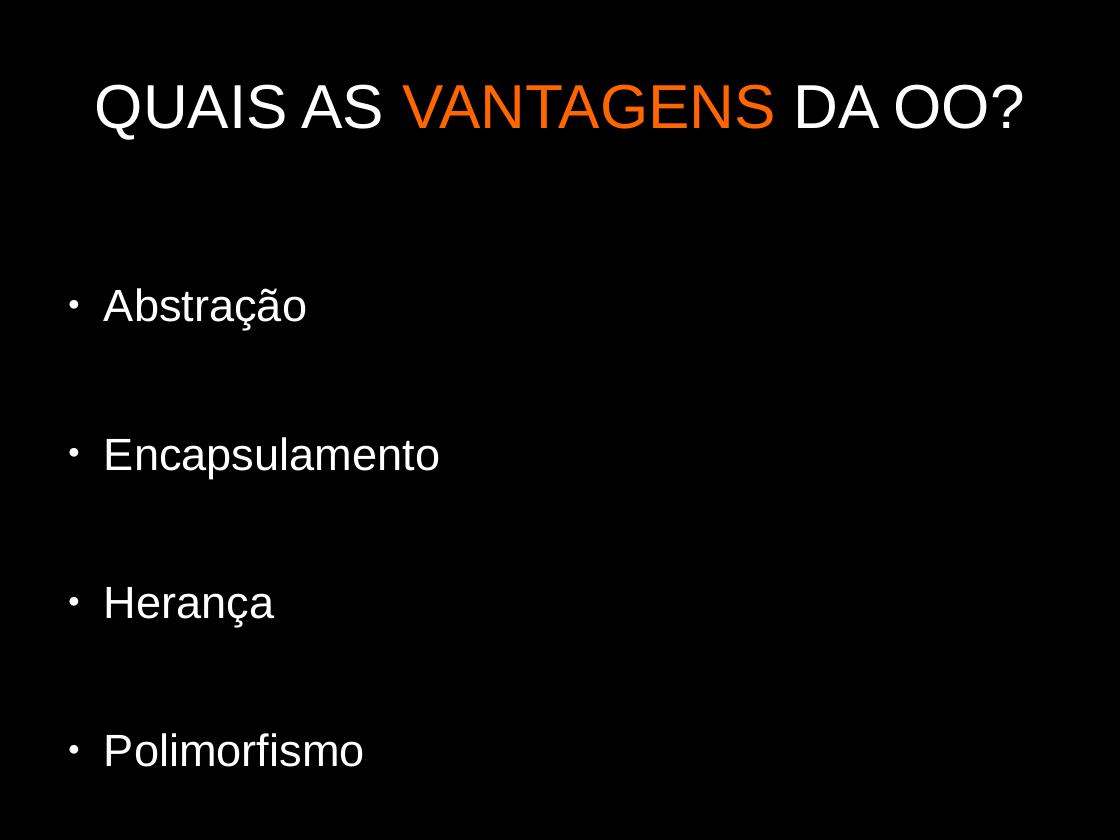
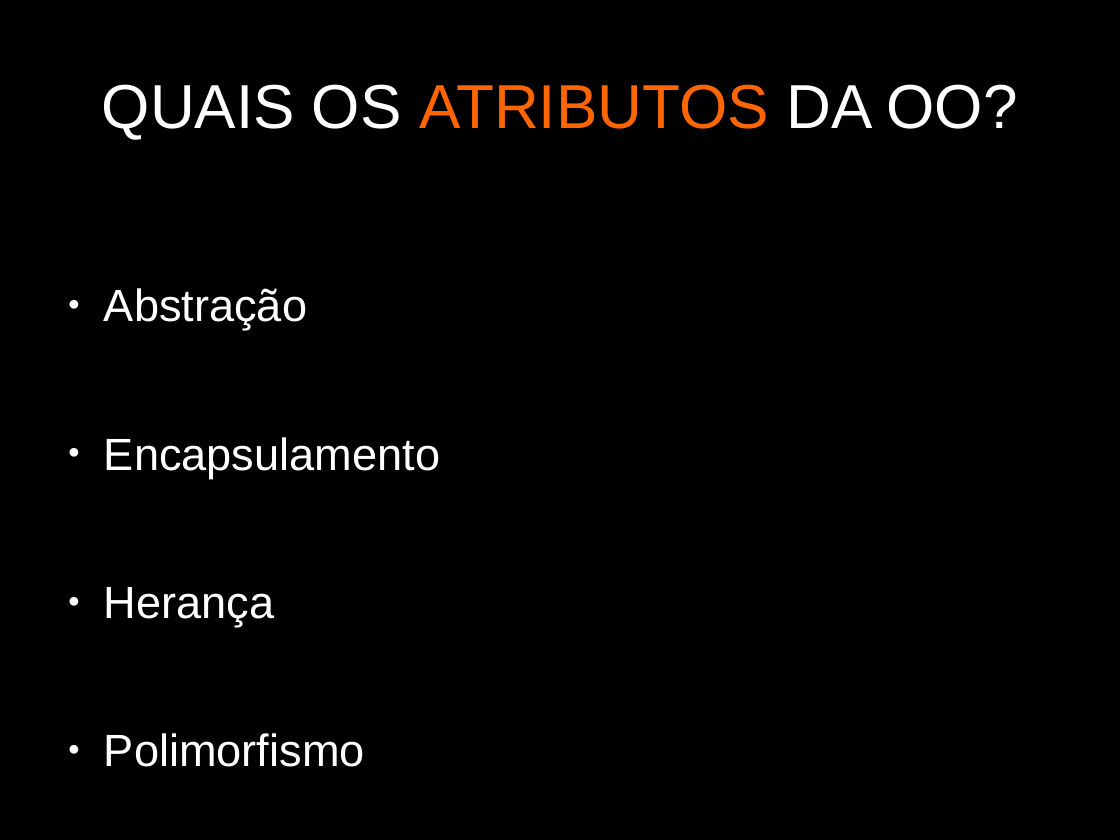
Before and after one commit to brunovcosta/imersao-06-12, a slide deck: slide 9 of apresentacao.odp (slide 8 before the commit). Drawn at 1120x840 pixels with LibreOffice and Linux fonts; fonts in the diff are those of the drawing. Boxes give left, top, right and bottom in pixels: in the first picture for what was removed or moved away, otherwise in the second. Text is boxed around its words. In the diff, an @@ line names an element or a change of style, - is before the commit and + after.

```diff
--- a/apresentacao.odp
+++ b/apresentacao.odp
@@ title at (102, 84, 1018, 139): text changed @@
-QUAIS AS VANTAGENS DA OO?
+QUAIS OS ATRIBUTOS DA OO?
```
Also in this commit, not shown: 1 other slide changed, 1 slide added, 1 other file.
